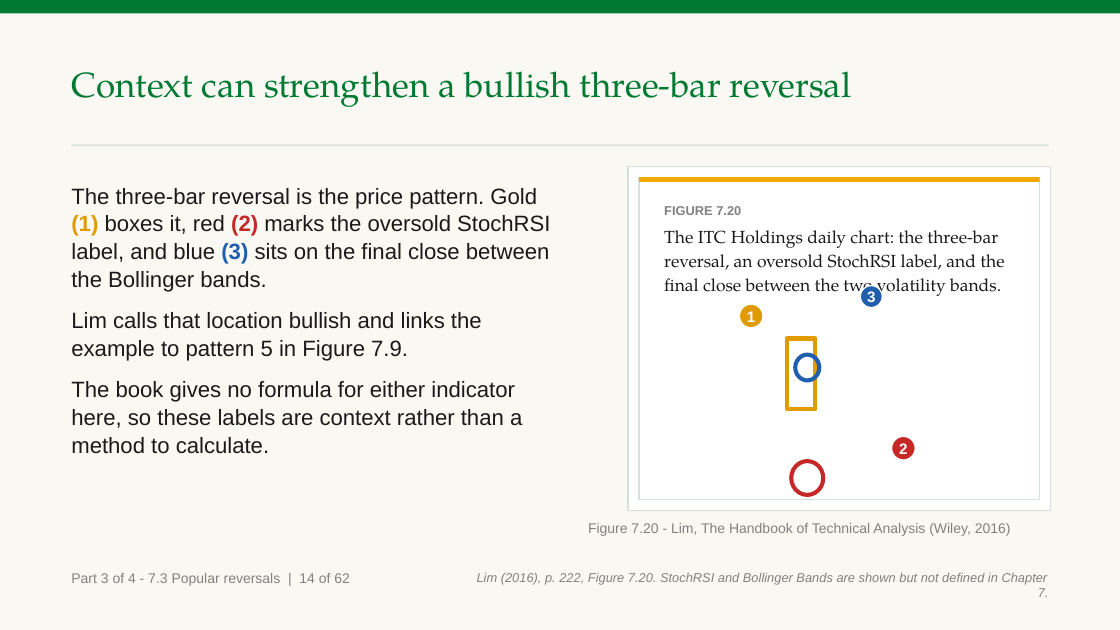
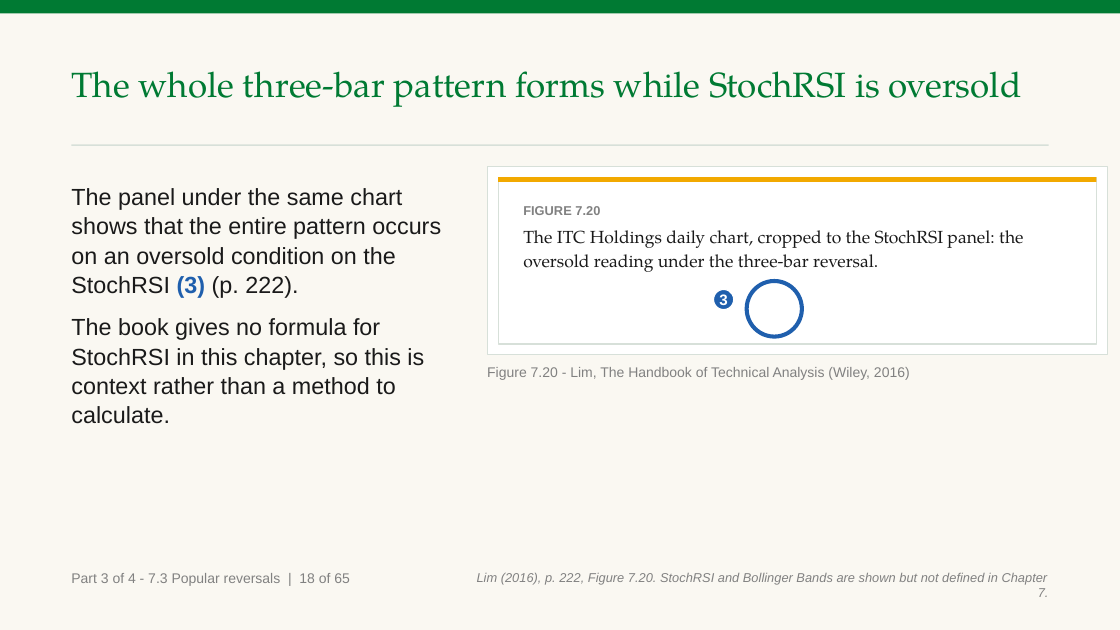
Before and after one commit to benjiesotelo-sudo/Telos_FIN1209, a slide deck: slide 152 of chapter-07/FIN1209-Chapter-07.pptx (slide 148 before the commit). Drawn at 1120x630 pixels with LibreOffice and Linux fonts; fonts in the diff are those of the drawing. Boxes give left, top, right and bottom in pixels: in the first picture for what was removed or moved away, otherwise in the second. Text is boxed around its words. In the diff, an @@ line names an element or a change of style, - is before the commit and + after.

Commit message:
Chapter 7 Part 3: fix the strict read (key reversal through Hikkake) (#49)
* Chapter 7 Part 3: fix the strict reads (reversal patterns, marks, wording, charts)

* Chapter 7 Part 3: fix the third strict read (Fig 7.17/7.19/7.24/7.30 marks and crops, Chart M volume boxes, Chart LA range bracket)

```diff
--- a/chapter-07/FIN1209-Chapter-07.pptx
+++ b/chapter-07/FIN1209-Chapter-07.pptx
@@ text at [71,71,1022,107]: text changed @@
-Context can strengthen a bullish three-bar reversal
+The whole three-bar pattern forms while StochRSI is oversold
@@ rectangle: place and size @@
-rectangle at [628,166,1051,511]
+rectangle at [487,166,1107,355]
@@ rectangle: place and size @@
-rectangle at [639,177,1040,182]
+rectangle at [498,177,1096,182]
@@ rectangle: place and size @@
-rectangle at [639,177,1040,500]
+rectangle at [498,177,1096,344]
@@ text at [71,188,441,424]: text changed; size 19 to 20 pt @@
-The three-bar reversal is the price pattern. Gold (1) boxes it, red (2) marks the oversold StochRSI label, and blue (3) sits on the final close between the Bollinger bands.
-Lim calls that location bullish and links the example to pattern 5 in Figure 7.9.
-The book gives no formula for either indicator here, so these labels are context rather than a method to calculate.
+The panel under the same chart shows that the entire pattern occurs on an oversold condition on the StochRSI (3) (p. 222).
+The book gives no formula for StochRSI in this chapter, so this is context rather than a method to calculate.
@@ text "FIGURE 7.20": place and size @@
-text "FIGURE 7.20" at [664,206,1004,299]
+text "FIGURE 7.20" at [523,206,1023,272]
@@ text at [523,230,1023,272]: text changed @@
-The ITC Holdings daily chart: the three-bar reversal, an oversold StochRSI label, and the final close between the two volatility bands.
+The ITC Holdings daily chart, cropped to the StochRSI panel: the oversold reading under the three-bar reversal.
@@ ellipse "3": place and size @@
-ellipse "3" at [860,286,882,308]
+ellipse "3" at [713,290,734,310]
@@ ellipse: place and size @@
-ellipse at [796,355,820,381]
+ellipse at [747,281,802,337]
@@ ellipse removed at [739,304,763,328] @@
-1
@@ rectangle removed at [787,339,815,409] @@
@@ text "Figure 7.20 - Lim, The ...": place and size @@
-text "Figure 7.20 - Lim, The ..." at [588,523,1011,536]
+text "Figure 7.20 - Lim, The ..." at [487,367,910,380]
@@ ellipse removed at [891,437,915,460] @@
-2
@@ ellipse removed at [791,461,823,495] @@
@@ text at [71,573,350,586]: text changed @@
-Part 3 of 4 - 7.3 Popular reversals | 14 of 62
+Part 3 of 4 - 7.3 Popular reversals | 18 of 65
```
Also in this commit, not shown: 88 other slides changed, 4 slides added, 1 slide removed, 5 other files.
